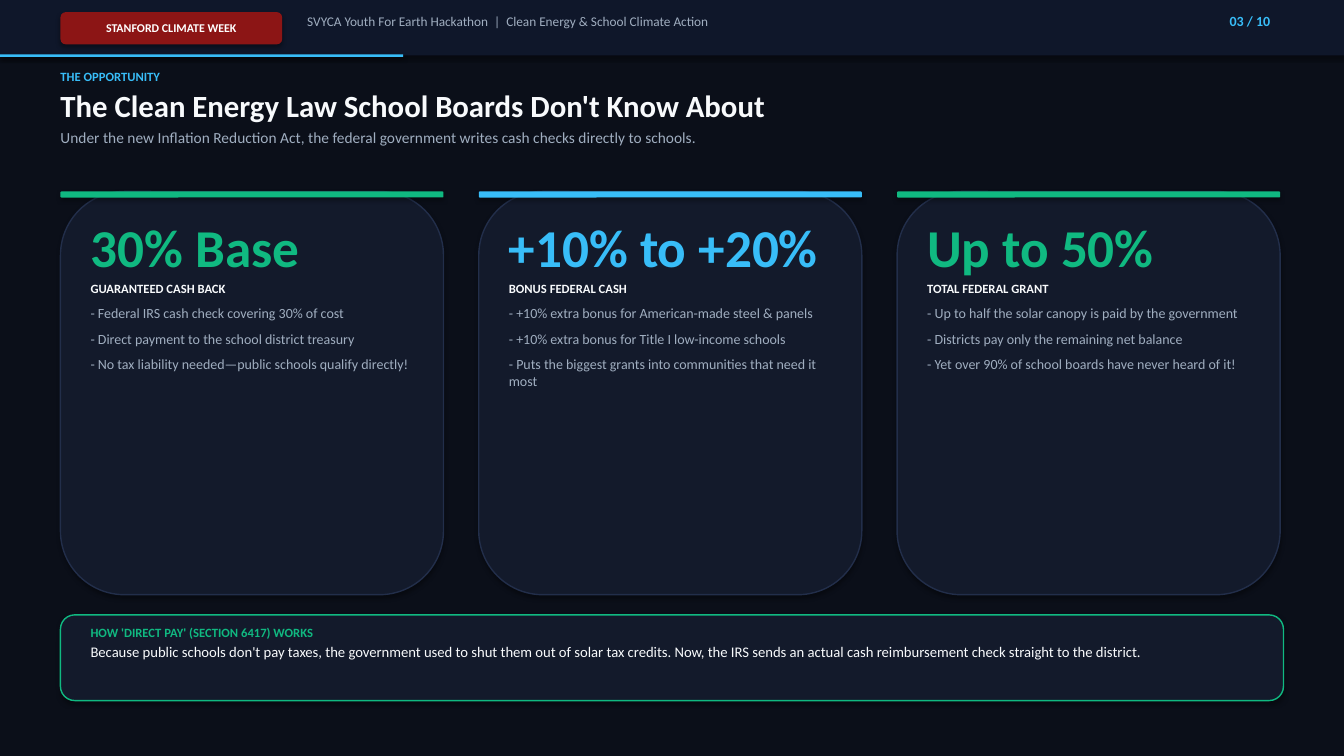
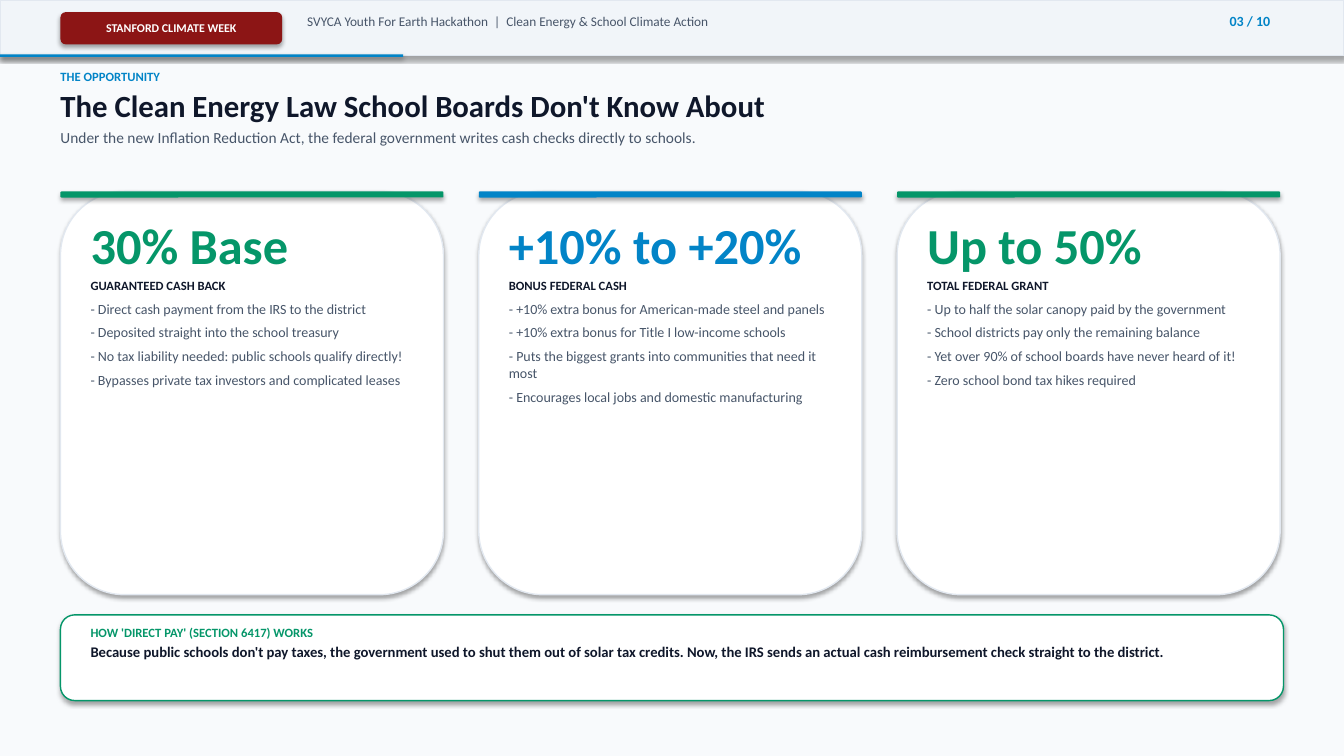
Before and after one commit to pranav-balaji/svyca2026, a slide deck: slide 3 of SolarSchoolsUSA_PitchDeck.pptx. Drawn at 1344x756 pixels with LibreOffice and Linux fonts; fonts in the diff are those of the drawing. Boxes give left, top, right and bottom in pixels: in the first picture for what was removed or moved away, otherwise in the second. Text is boxed around its words. In the diff, an @@ line names an element or a change of style, - is before the commit and + after.

Commit message:
feat(presentation): switch to light theme and problem-first introduction

```diff
--- a/SolarSchoolsUSA_PitchDeck.pptx
+++ b/SolarSchoolsUSA_PitchDeck.pptx
@@ rectangle at bbox=[0, 0, 1344, 756]: fill #0B0F19 to #F8FAFC @@
@@ rectangle at bbox=[0, 0, 1344, 55]: fill #0F172A to #F1F5F9; outline none to #E2E8F0 1 pt @@
@@ text "SVYCA Youth For Earth Hackathon ..." at bbox=[307, 17, 709, 29]: text colour #A0AEC0 to #475569 @@
@@ text "03 / 10" at bbox=[1230, 17, 1270, 26]: text colour #38BDF8 to #0284C7 @@
@@ rectangle at bbox=[0, 54, 403, 57]: fill #38BDF8 to #0284C7 @@
@@ text "THE OPPORTUNITY" at bbox=[60, 72, 765, 146]: text colour #38BDF8 to #0284C7 in "THE OPPORTUNITY"; text colour #F8FAFC to #0F172A in "The Clean Energy Law School Boards Don't ..."; text colour #A0AEC0 to #475569 in "Under the new Inflation Reduction Act, the ..." @@
@@ rounded rectangle at bbox=[60, 192, 444, 198]: fill #10B981 to #059669 @@
@@ rounded rectangle at bbox=[479, 192, 862, 198]: fill #38BDF8 to #0284C7 @@
@@ rounded rectangle at bbox=[897, 192, 1280, 198]: fill #10B981 to #059669 @@
@@ fill #131A2B to #FFFFFF; outline #222E4A 1 pt to #E2E8F0 1 pt in 3 elements at bbox=[60, 192, 444, 595], bbox=[479, 192, 862, 595], bbox=[897, 192, 1280, 595] @@
@@ text at bbox=[91, 229, 288, 265]: size 38 to 36 pt, text colour #10B981 to #059669 in "30% Base"; text colour #F8FAFC to #0F172A in "GUARANTEED CASH BACK" @@
@@ text at bbox=[509, 229, 816, 378]: size 38 to 36 pt, text colour #38BDF8 to #0284C7 in "+10% to +20%"; text colour #F8FAFC to #0F172A in "BONUS FEDERAL CASH"; text colour #A0AEC0 to #475569 in "- +10% extra bonus for Title I ...", "- Puts the biggest grants into communities ..."; less space between paragraphs @@
@@ text at bbox=[927, 229, 1235, 361]: size 38 to 36 pt, text colour #10B981 to #059669 in "Up to 50%"; text colour #F8FAFC to #0F172A in "TOTAL FEDERAL GRANT"; text colour #A0AEC0 to #475569 in "- Yet over 90% of school boards ..."; less space between paragraphs @@
@@ text at bbox=[98, 304, 403, 388]: text changed; text colour #A0AEC0 to #475569 @@
-- Federal IRS cash check covering 30% of cost
-- Direct payment to the school district treasury
-- No tax liability needed—public schools qualify directly!
+- Direct cash payment from the IRS to the district
+- Deposited straight into the school treasury
+- No tax liability needed: public schools qualify directly!
+- Bypasses private tax investors and complicated leases
@@ text at bbox=[516, 304, 825, 316]: text changed; text colour #A0AEC0 to #475569 @@
-- +10% extra bonus for American-made steel & panels
+- +10% extra bonus for American-made steel and panels
@@ text at bbox=[935, 304, 1226, 340]: text changed; text colour #A0AEC0 to #475569 @@
-- Up to half the solar canopy is paid by the government
-- Districts pay only the remaining net balance
+- Up to half the solar canopy paid by the government
+- School districts pay only the remaining balance
@@ text at bbox=[935, 375, 1135, 387]: paragraph added @@
+- Zero school bond tax hikes required
@@ text at bbox=[516, 392, 802, 405]: paragraph added @@
+- Encourages local jobs and domestic manufacturing
@@ rounded rectangle at bbox=[60, 615, 1284, 701]: fill #131A2B to #FFFFFF; outline #10B981 1 pt to #059669 1 pt @@
@@ text "HOW 'DIRECT PAY' (SECTION 6417) ..." at bbox=[91, 628, 1164, 660]: text colour #10B981 to #059669 in "HOW 'DIRECT PAY' (SECTION 6417) WORKS"; text colour #F8FAFC to #0F172A, bold on in "Because public schools don't pay taxes, the ..." @@
```
Also in this commit, not shown: 8 other slides changed, 1 slide added, 1 slide removed, 3 other files.
